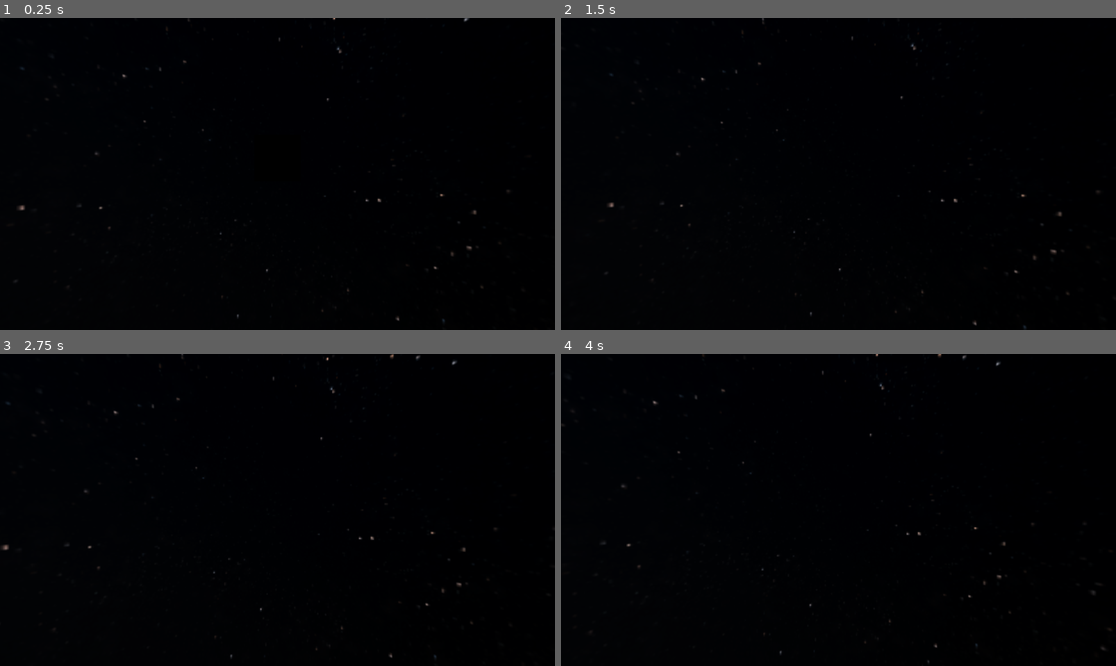
Above: before the commit, frames 1-4 (two rows, left to right).
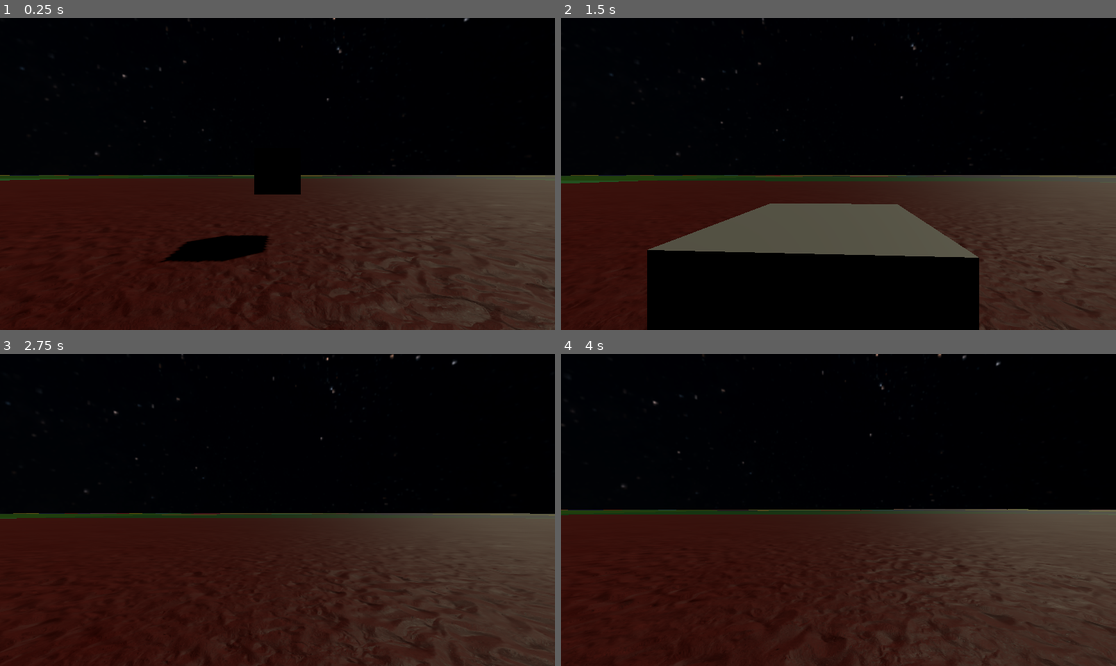
Above: after the commit, the same moments.

Repository: drussillo/Planet-Prospectors
Game: Godot game, scene res://scenes/planet1/planet_1.tscn
Two runs of this game, one before a commit and one after it. Both use one fixed random seed, a clock stepped at 60 frames per second and the inputs below.
Inputs (mouse positions are in pixels of both pictures, inside the frame that each line leads up to):
- Up to frame 1 (0.25 s): no input
- Up to frame 2 (1.5 s): tap Enter at 0.5 s; move the mouse to (866, 174) at 0.52 s; hold W (forward) from 0.53 s (still down); tap Space (jump) at 0.77 s; move the mouse to (810, 174) at 1.27 s
- Up to frame 3 (2.75 s): keep holding W (forward); tap Space (jump) at 1.52 s; move the mouse to (288, 503) at 2.02 s
- Up to frame 4 (4 s): keep holding W (forward); move the mouse to (832, 516) at 2.77 s; tap Space (jump) at 3.02, 3.77 s; move the mouse to (877, 513) at 3.52 s

The runs differ from the first frame. In frame 1, 48% of the frame differs, in the area x 0-100%, y 50-100%; in frame 2, 35%; in frame 3, 49%; in frame 4, 50%, in the area x 0-100%, y 49-100%.
Error before the commit: Parse Error: Invalid numeric notation. (res://scripts/planet1/planet_1.gd:5)

Commit message:
Fixed small typo

Diff:
--- a/planet-prospectors/scripts/planet1/planet_1.gd
+++ b/planet-prospectors/scripts/planet1/planet_1.gd
@@ -2,7 +2,7 @@
 
 const GRAVITY = 9.8
 const CHUNK_SMALL_SIZE = 16 # at least 2 for some reason
-const CHUNK_BIG_SIZE = 64w awsdw
+const CHUNK_BIG_SIZE = 64
 const CHUNK_BIG_AMOUNT = 5
 const PLANET_SIZE = 2 * CHUNK_BIG_SIZE * CHUNK_BIG_AMOUNT
 
